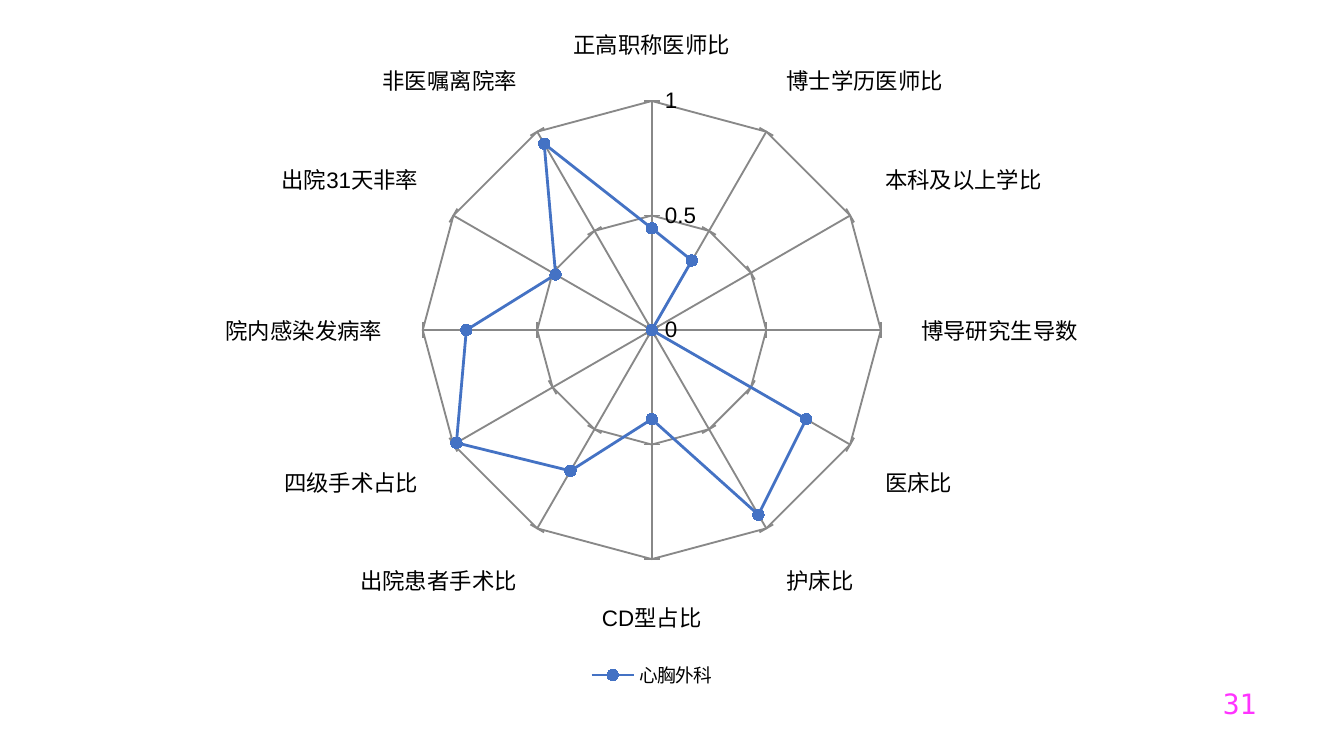
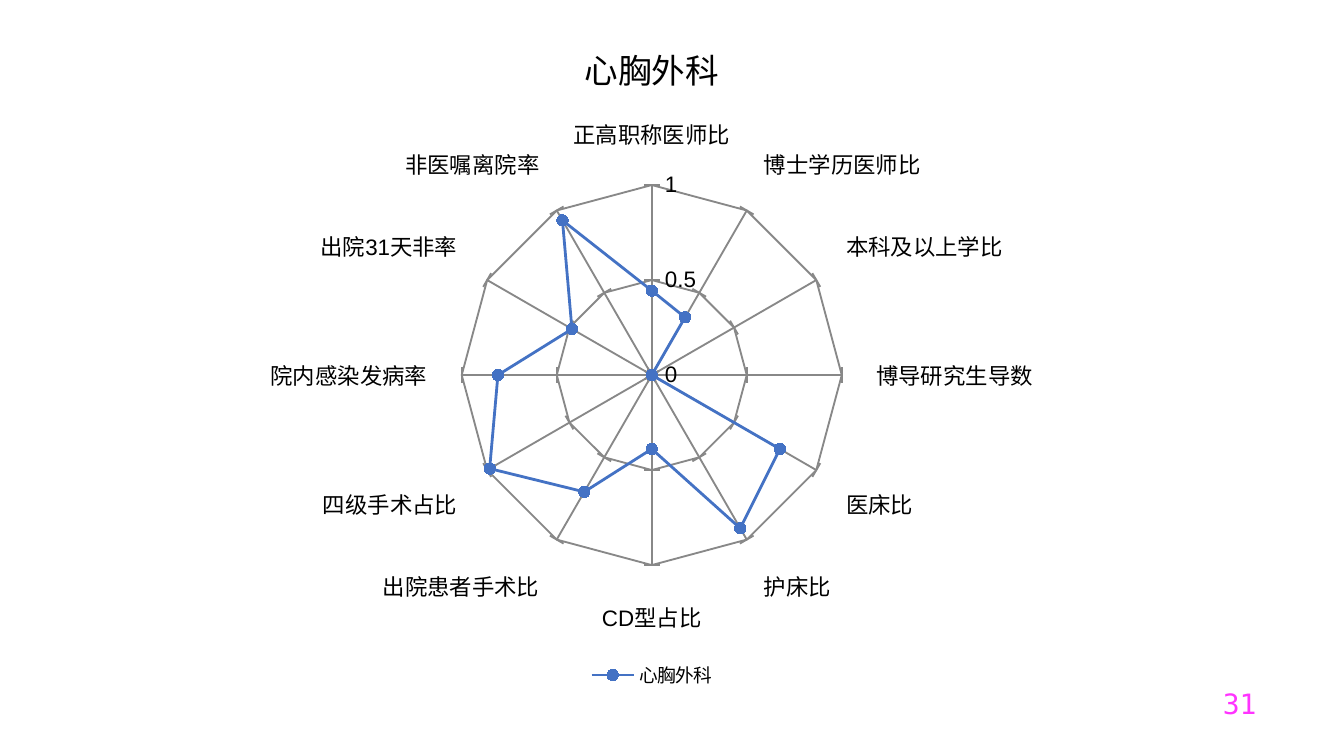
Before and after one commit to Tostig0916/hqcoffee, a slide deck: slide 31 of outputs/PPT/jsszyy.pptxgen.pptx. Drawn at 1344x756 pixels with LibreOffice and Linux fonts; fonts in the diff are those of the drawing. Boxes give left, top, right and bottom in pixels: in the first picture for what was removed or moved away, otherwise in the second. Text is boxed around its words. In the diff, an @@ line names an element or a change of style, - is before the commit and + after.

```diff
--- a/outputs/PPT/jsszyy.pptxgen.pptx
+++ b/outputs/PPT/jsszyy.pptxgen.pptx
@@ radar chart at <box>13,13,1290,694</box> @@
@@ title "心胸外科" added @@
```
Also in this commit, not shown: 36 other slides changed, 2 other files.
